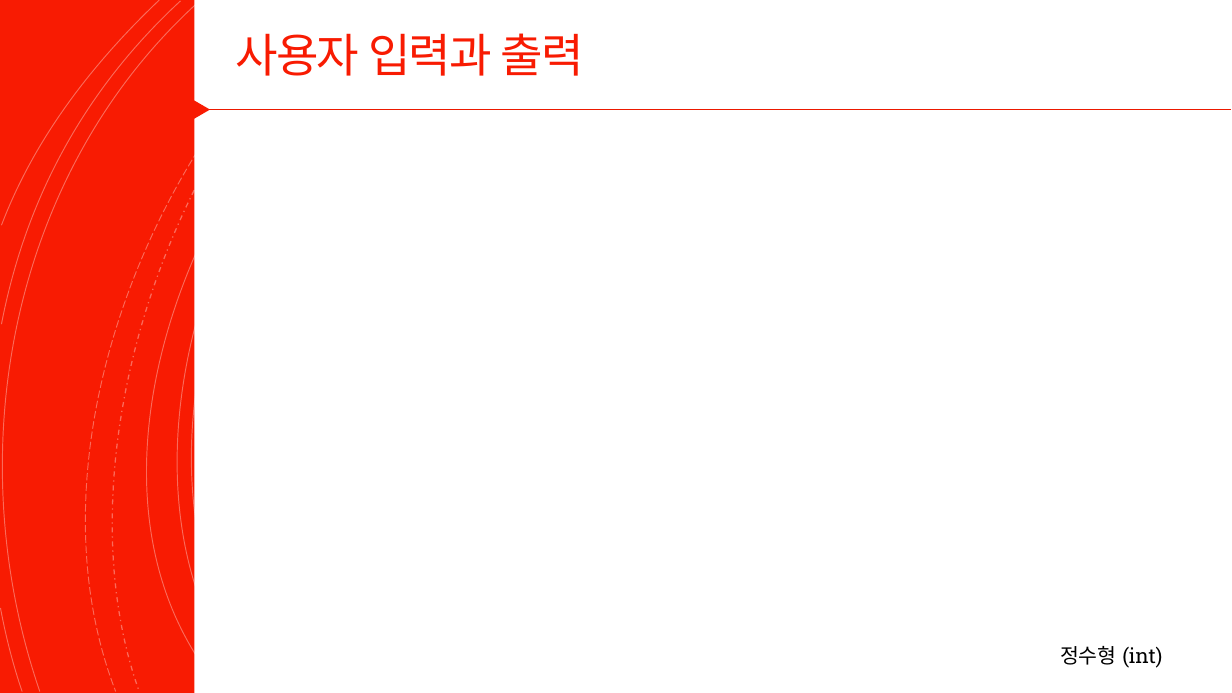
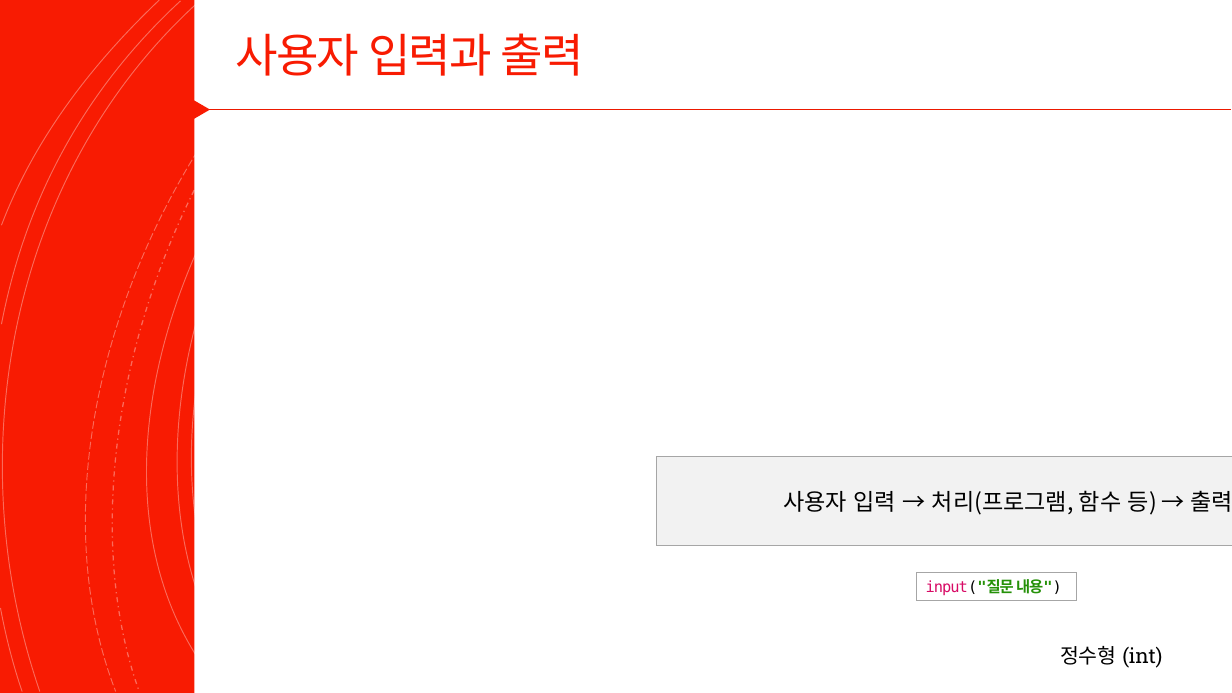
Before and after one commit to Valentine117/python_basic_class, a slide deck: slide 24 of 04장 프로그램의 입력과 출력은 어떻게 해야 할까.pptx (slide 23 before the commit). Drawn at 1232x693 pixels with LibreOffice and Linux fonts; fonts in the diff are those of the drawing. Boxes give left, top, right and bottom in pixels: in the first picture for what was removed or moved away, otherwise in the second. Text is boxed around its words. In the diff, an @@ line names an element or a change of style, - is before the commit and + after.

```diff
--- a/04장 프로그램의 입력과 출력은 어떻게 해야 할까.pptx
+++ b/04장 프로그램의 입력과 출력은 어떻게 해야 할까.pptx
@@ rectangle added at <box>656,457,1232,546</box>, fill #F2F2F2, outline #A6A6A6 0.75 pt, 18 pt, text #000000 @@
+사용자 입력 → 처리(프로그램, 함수 등) → 출력
@@ rectangle added at <box>917,572,1077,600</box>, outline #A6A6A6 0.75 pt, 12 pt, text #259108 @@
+input("질문 내용")
```
Also in this commit, not shown: 1 slide added, 3 other files.
